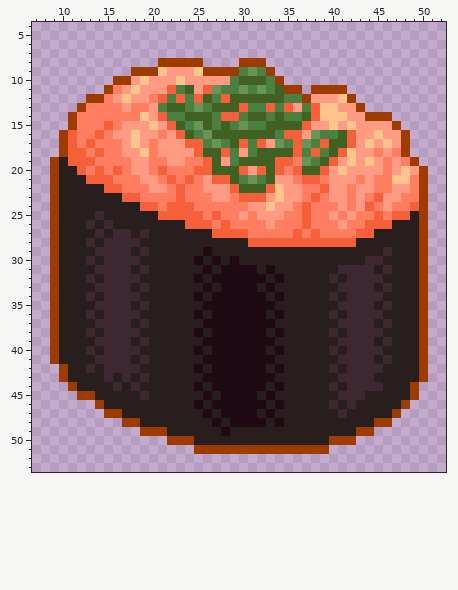
Pixel-art sprite, stored at Graphics/Icons/item822.png. The picture above is the old version.
The file is 60x60 pixels. Shown: x 7..52, y 4..53.
And afterwards:
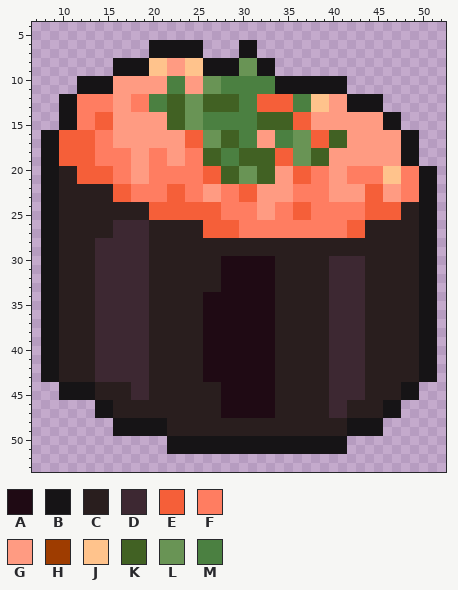
Palette (. is transparent): A #1f0a14  B #161416  C #291e1e  D #3d2832  E #f55f39  F #ff7d61  G #ff9b82  H #9e3c00  J #ffc38c  K #416123  L #699455  M #4b8041
The exact change:
@@ x 7..52 @@
  5 ..............................................
- 6 ..............................................
- 7 ..............................................
- 8 ..............HHHHH....HHH....................
- 9 ...........HHHJGGGJHHHHMLMH...................
-10 .........HHGJGGGJGGGGGMKKKMH..................
-11 ........HFGJGGGEMKGELMMLMLMKHH.HHHH...........
-12 ......HHFGJGGFEMEMEKMEKKKKKKMMHGGGJH..........
-13 .....HFFFFGFFGMKKMLMKKKEMMEMEGMEJJGGH.........
-14 ....HFFFFFFFJGEMMKKKMEEMKKMKMMKEJJJGGHHH......
-15 ....HFFFEFGGGJGEKMLKMKMLMMKKKKEGGJGJGGGGH.....
-16 ...HEFFEFGGJGGFGEKMLKKKKKKKMEEGLMMKEGGJGGH....
-17 ...HEFEFFFGJGFGGGEEMLMKEMEGLMELMEKKEGJGJGH....
-18 ...HEEFEFFGGJFGGGGEKKEMGMKKKKEMEMKEJGGFGFH....
-19 ..HCEEEFFFFGGFFGGFFEKGMKKKKEEFLMKEGJGJGFGFH...
-20 ..HCCEFEFEFGGFEFFFEEKKKEGEKEFEKKEGJGGGGFGJGH..
-21 ..HCCCEEEFFFGGFEFEFGEEKMLMKGGFEEFGGGFGFFJJFH..
-22 ..HCCCCCEEFFFGGFEFFGGGEKKKEJGGFFEGGFGGFFGGFH..
-23 ..HCCCCCCCEEFFFFEFFFGGFEEEGJGGFEFGGFGFEGGFFH..
-24 ..HCCCCCCCCCEEFEEEFFFFFFGGJGGFEFFFGFGEFGFFEH..
-25 ..HCCCCDCCCCCCEEEEEFEFFGFGGGFFEFFGFGFFEFEECH..
-26 ..HCCCDCDCCCCCCCCEEEFEFFFFGFFFEFFFGFFEEECCCH..
-27 ..HCCCCDCDDCDCCCCCCCEEEEFFFFFEFEFFFFEECCCCCH..
-28 ..HCCCDCDDDDCCCCCCCCCCCCEEEEEEEEEEEECCCCCCCH..
-29 ..HCCCCDDDDCDCCCCCCACCCCCCCCCCCCCCCCCCCDCCCH..
-30 ..HCCCDCDDDDCCCCCCACACACCCCCCCCCCCCCCDDCCCCH..
-31 ..HCCCCDDDDCDCCCCCCACAAAACACCCCCCCDDDDCDCCCH..
-32 ..HCCCDCDDDDCCCCCCACAAAAAACACCCCCDCDDDDCCCCH..
-33 ..HCCCCDDDDCDCCCCCCACAAAACACCCCCCCDDDDCDCCCH..
-34 ..HCCCDCDDDDCCCCCCACAAAAAACACCCCCDCDDDDCCCCH..
-35 ..HCCCCDDDDCDCCCCCCAAAAAAAACCCCCCCDDDDCDCCCH..
-36 ..HCCCDCDDDDCCCCCCACAAAAAACACCCCCDCDDDDCCCCH..
-37 ..HCCCCDDDDCDCCCCCCAAAAAAAACCCCCCCDDDDCDCCCH..
-38 ..HCCCDCDDDDCCCCCCACAAAAAACACCCCCDCDDDDCCCCH..
-39 ..HCCCCDDDDCDCCCCCCAAAAAAAACCCCCCCDDDDCDCCCH..
-40 ..HCCCDCDDDDCCCCCCACAAAAAACACCCCCDCDDDDCCCCH..
-41 ..HCCCCDDDDCDCCCCCCAAAAAAAACCCCCCCDDDDCDCCCH..
-42 ...HCCDCDDDDCCCCCCACAAAAAACACCCCCDCDDDDCCCCH..
-43 ...HCCCCDCDCDCCCCCCAAAAAAAACCCCCCCDDDDCCCCCH..
-44 ....HCCCCDCDCCCCCCACAAAAAACACCCCCDCDDDDCCCH...
-45 .....HHCCCCCDCCCCCCACAAAACACCCCCCCDDDCCCCCH...
-46 .......HCCCCCCCCCCACAAAAAACACCCCCDCDCCCCCH....
-47 ........HHCCCCCCCCCACAAAACACCCCCCCDCCCCCH.....
-48 ..........HHCCCCCCCCACAAAACACCCCCCCCCCHH......
-49 ............HHHCCCCCCACCCCCCCCCCCCCCHH........
-50 ...............HHHCCCCCCCCCCCCCCCHHH..........
-51 ..................HHHHHHHHHHHHHHH.............
+ 6 .............BBBBBB....BB.....................
+ 7 .............BBBBBB....BB.....................
+ 8 .........BBBBJJGGJJBBBBLLBB...................
+ 9 .........BBBBJJGGJJBBBBLLBB...................
+10 .....BBBBGGGGGGMMGGLLMMMMMMBBBBBBBB...........
+11 .....BBBBGGGGGGMMGGLLMMMMMMBBBBBBBB...........
+12 ...BBFFFFGGFFMMKKLLKKKKMMEEEEMMJJGGBBBB.......
+13 ...BBFFFFGGFFMMKKLLKKKKMMEEEEMMJJGGBBBB.......
+14 ...BBFFEEGGGGGGKKLLMMMMMMKKKKEEGGGGGGGGBB.....
+15 ...BBFFEEGGGGGGKKLLMMMMMMKKKKEEGGGGGGGGBB.....
+16 .BBEEEEFFGGGGGGGGEELLKKMMGGMMLLEEKKGGGGGGBB...
+17 .BBEEEEFFGGGGGGGGEELLKKMMGGMMLLEEKKGGGGGGBB...
+18 .BBEEEEFFFFGGFFGGFFKKMMKKKKEELLKKGGGGGGGGBB...
+19 .BBEEEEFFFFGGFFGGFFKKMMKKKKEELLKKGGGGGGGGBB...
+20 .BBCCEEEEFFGGFFFFFFEEKKLLKKGGEEFFGGFFFFJJFFBB.
+21 .BBCCEEEEFFGGFFFFFFEEKKLLKKGGEEFFGGFFFFJJFFBB.
+22 .BBCCCCCCEEFFFFEEFFGGFFEEGGGGFFFFGGGGEEGGFFBB.
+23 .BBCCCCCCEEFFFFEEFFGGFFEEGGGGFFFFGGGGEEGGFFBB.
+24 .BBCCCCCCCCCCEEEEEEEEFFFFGGFFEEFFFFFFEEEECCBB.
+25 .BBCCCCCCCCCCEEEEEEEEFFFFGGFFEEFFFFFFEEEECCBB.
+26 .BBCCCCCCDDDDCCCCCCEEEEFFFFFFFFFFFFEECCCCCCBB.
+27 .BBCCCCCCDDDDCCCCCCEEEEFFFFFFFFFFFFEECCCCCCBB.
+28 .BBCCCCDDDDDDCCCCCCCCCCCCCCCCCCCCCCCCCCCCCCBB.
+29 .BBCCCCDDDDDDCCCCCCCCCCCCCCCCCCCCCCCCCCCCCCBB.
+30 .BBCCCCDDDDDDCCCCCCCCAAAAAACCCCCCDDDDCCCCCCBB.
+31 .BBCCCCDDDDDDCCCCCCCCAAAAAACCCCCCDDDDCCCCCCBB.
+32 .BBCCCCDDDDDDCCCCCCCCAAAAAACCCCCCDDDDCCCCCCBB.
+33 .BBCCCCDDDDDDCCCCCCCCAAAAAACCCCCCDDDDCCCCCCBB.
+34 .BBCCCCDDDDDDCCCCCCAAAAAAAACCCCCCDDDDCCCCCCBB.
+35 .BBCCCCDDDDDDCCCCCCAAAAAAAACCCCCCDDDDCCCCCCBB.
+36 .BBCCCCDDDDDDCCCCCCAAAAAAAACCCCCCDDDDCCCCCCBB.
+37 .BBCCCCDDDDDDCCCCCCAAAAAAAACCCCCCDDDDCCCCCCBB.
+38 .BBCCCCDDDDDDCCCCCCAAAAAAAACCCCCCDDDDCCCCCCBB.
+39 .BBCCCCDDDDDDCCCCCCAAAAAAAACCCCCCDDDDCCCCCCBB.
+40 .BBCCCCDDDDDDCCCCCCAAAAAAAACCCCCCDDDDCCCCCCBB.
+41 .BBCCCCDDDDDDCCCCCCAAAAAAAACCCCCCDDDDCCCCCCBB.
+42 .BBCCCCDDDDDDCCCCCCAAAAAAAACCCCCCDDDDCCCCCCBB.
+43 .BBCCCCDDDDDDCCCCCCAAAAAAAACCCCCCDDDDCCCCCCBB.
+44 ...BBBBCCCCDDCCCCCCCCAAAAAACCCCCCDDDDCCCCBB...
+45 ...BBBBCCCCDDCCCCCCCCAAAAAACCCCCCDDDDCCCCBB...
+46 .......BBCCCCCCCCCCCCAAAAAACCCCCCDDCCCCBB.....
+47 .......BBCCCCCCCCCCCCAAAAAACCCCCCDDCCCCBB.....
+48 .........BBBBBBCCCCCCCCCCCCCCCCCCCCBBBB.......
+49 .........BBBBBBCCCCCCCCCCCCCCCCCCCCBBBB.......
+50 ...............BBBBBBBBBBBBBBBBBBBB...........
+51 ...............BBBBBBBBBBBBBBBBBBBB...........
 52 ..............................................
Boxes around the changes in both pictures, in picture pixels (x1, y1, x2, y2):
changed: (41, 40, 437, 454)
